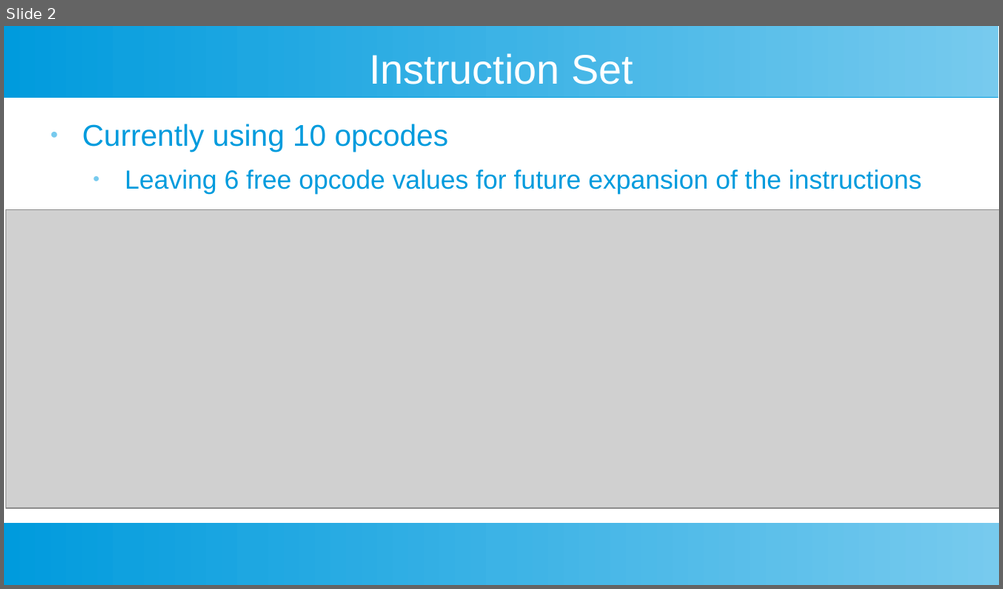
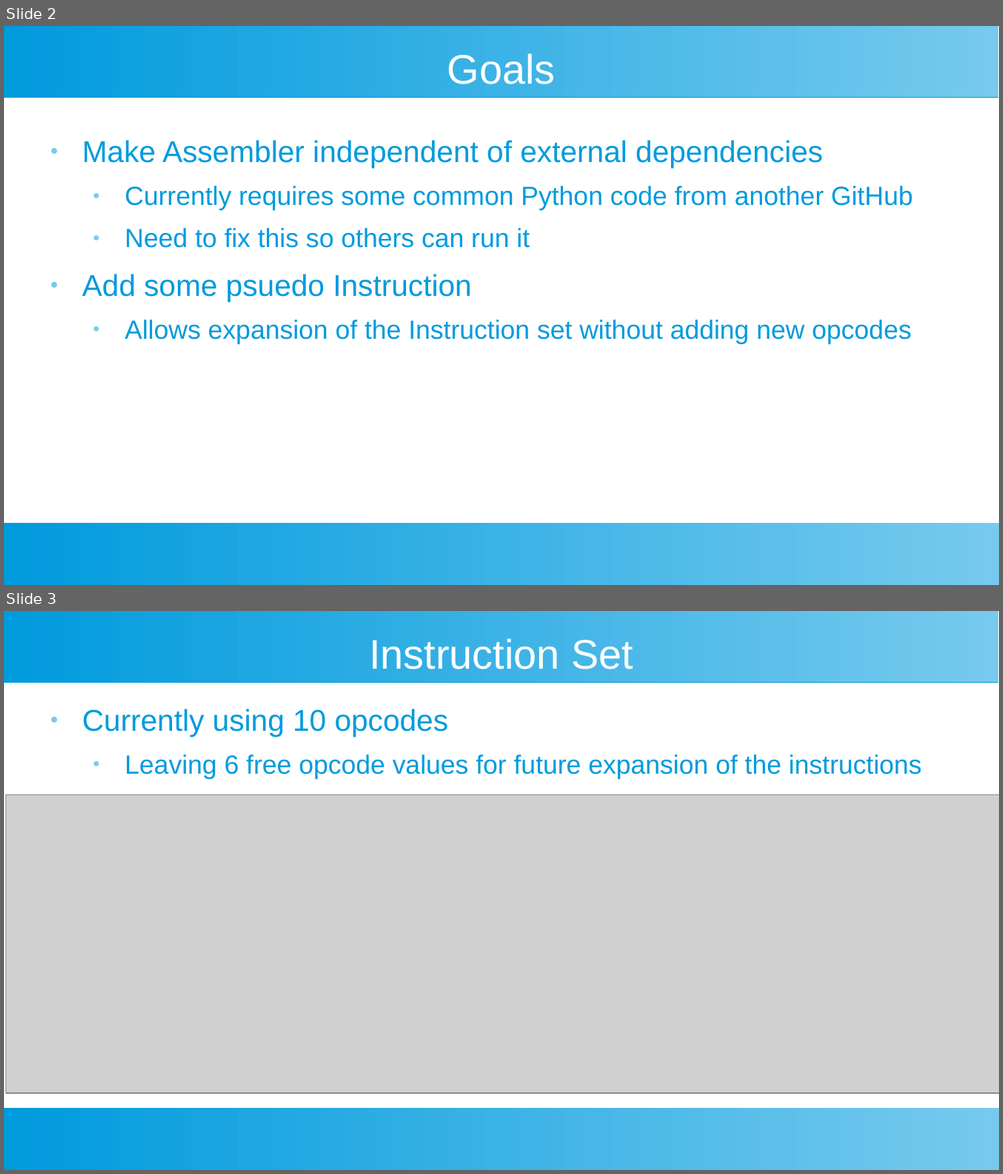
Before and after one commit to douggilliland/Design_A_CPU, a slide deck: Docs/DIY-FPGA-Computer-A3_Psuedo_NOP.odp. Shown one above the other, each under a label of ours: slide 2 before the commit, slides 2 and 3 after it. The pictures are 1003x589 and 1003x1174 pixels, drawn with LibreOffice and Linux fonts; fonts in the diff are those of the drawing; grey boxes stand for pictures. Boxes give left, top, right and bottom in pixels: in the first picture for what was removed or moved away, otherwise in the second. Text is boxed around its words. In the diff, an @@ line names an element or a change of style, - is before the commit and + after.

Commit message:
Assembler Improvements

```diff
--- a/Docs/DIY-FPGA-Computer-A3_Psuedo_NOP.odp
+++ b/Docs/DIY-FPGA-Computer-A3_Psuedo_NOP.odp
@@ slide 2 added at <box>4,26,999,585</box>, background #FFFFFF; not listed: 2 template elements that a slide beside it also shows @@
@@ title added at <box>447,53,555,84</box>, 33 pt, text #FFFFFF @@
+Goals
@@ text added at <box>82,140,913,344</box>, 21 pt, text #009BDD @@
+● Make Assembler independent of external dependencies
+  ● Currently requires some common Python code from another GitHub
+  ● Need to fix this so others can run it
+● Add some psuedo Instruction
+  ● Allows expansion of the Instruction set without adding new opcodes
@@ what was slide 2 is now slide 3 @@
```
Also in this commit, not shown: 2 slides changed, 2 other slides added, 5 other files.
